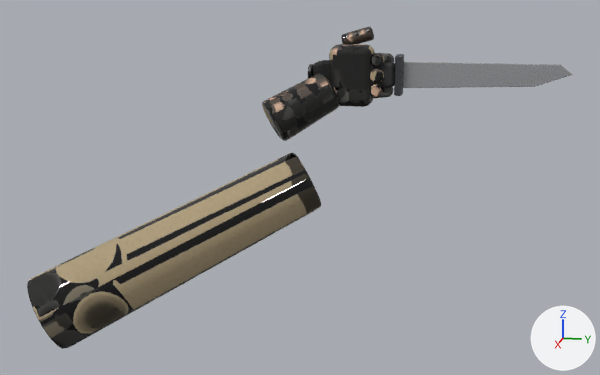
Renders of the glTF model spil/sigtekorn/modeller/kniv.glb from each side of a commit.
Camera for both pictures: a camera (50 mm lens) standing at (1.091, 0.086, 0.116) and looking at (0.097, -0.113, -0.133). Every picture has the same lights, and +X, +Y and +Z are marked at lower right. The older version comes first. Vertices at exactly the same position are counted once.

Names of what the first picture shows: 'hænder', 'kniv'.
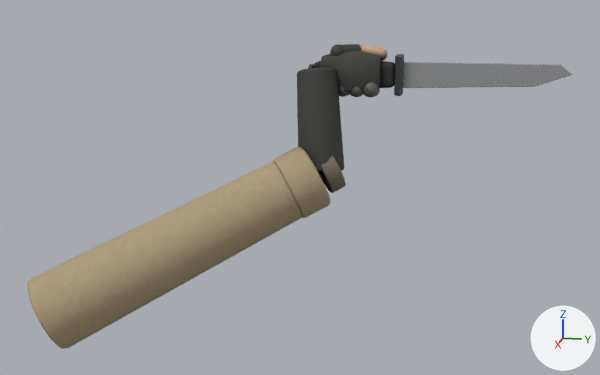
Changed parts and their boxes (x1, y1, x2, y2) in the pictures (600 x 375 px):
'hænder', reshaped: before (27, 27, 394, 349); after (27, 44, 388, 349)
part 1 of me_højre_håndflade, added: after (349, 86, 363, 97)
part 2 of me_højre_håndflade, added: after (338, 86, 349, 97)
part 3 of me_højre_håndflade, added: after (330, 44, 343, 56)
part 4 of me_højre_håndflade, added: after (380, 48, 388, 61)
part 5 of me_højre_håndflade, deleted: before (341, 27, 374, 44)
part 6 of me_højre_håndflade, built on: before (262, 44, 394, 141); after (273, 44, 381, 218)
part 7 of me_højre_håndflade, surface changed (black to beige): before (27, 153, 321, 349); after (27, 161, 302, 349)

The edits, one by one:
me_højre_håndflade is used by ob_hænder; location (0.0, 0.0, 0.0).
me_højre_håndflade had 660 vertices, 1292 faces and spanned x -0.039..0.235, y -0.446..-0.01, z -0.334..0.06.
me_højre_håndflade now has 10304 vertices, 20440 faces and spans x -0.03..0.235, y -0.446..-0.017, z -0.334..0.039.
me_højre_håndflade part 1: a new loose piece, a UV sphere (16 segments, 10 rings, poles along z) spanning x 0.008..0.031, y -0.065..-0.043, z -0.028..-0.005, in mat_hænder.
me_højre_håndflade part 2: a new loose piece, a UV sphere (16 segments, 10 rings, poles along z) spanning x 0.008..0.031, y -0.083..-0.061, z -0.028..-0.005, in mat_hænder.
me_højre_håndflade part 3: a new loose piece, a UV sphere (16 segments, 10 rings, poles along z) spanning x 0.0..0.021, y -0.09..-0.07, z 0.018..0.039, in mat_hænder.
me_højre_håndflade part 4: a new loose piece, a UV sphere (16 segments, 10 rings, poles along z) spanning x -0.015..0.002, y -0.035..-0.017, z 0.017..0.034, in mat_hænder.
me_højre_håndflade part 5: the loose piece of 84 vertices spanning x -0.039..-0.021, y -0.082..-0.038, z 0.032..0.06 is deleted.
me_højre_håndflade part 6: 3 vertices moved within x 0.014..0.018, y -0.036..-0.024, z 0.001..0.016; 447 vertices removed from x -0.032..0.071, y -0.176..-0.01, z -0.085..0.038; 7109 vertices added at x -0.029..0.109, y -0.157..-0.024, z -0.18..0.039.
me_højre_håndflade part 7: 236 kept faces spanning x 0.024..0.235, y -0.446..-0.09, z -0.334..-0.095 get new texture (UV) coordinates.
Other edits to the shape of me_højre_håndflade do not show in these pictures.
